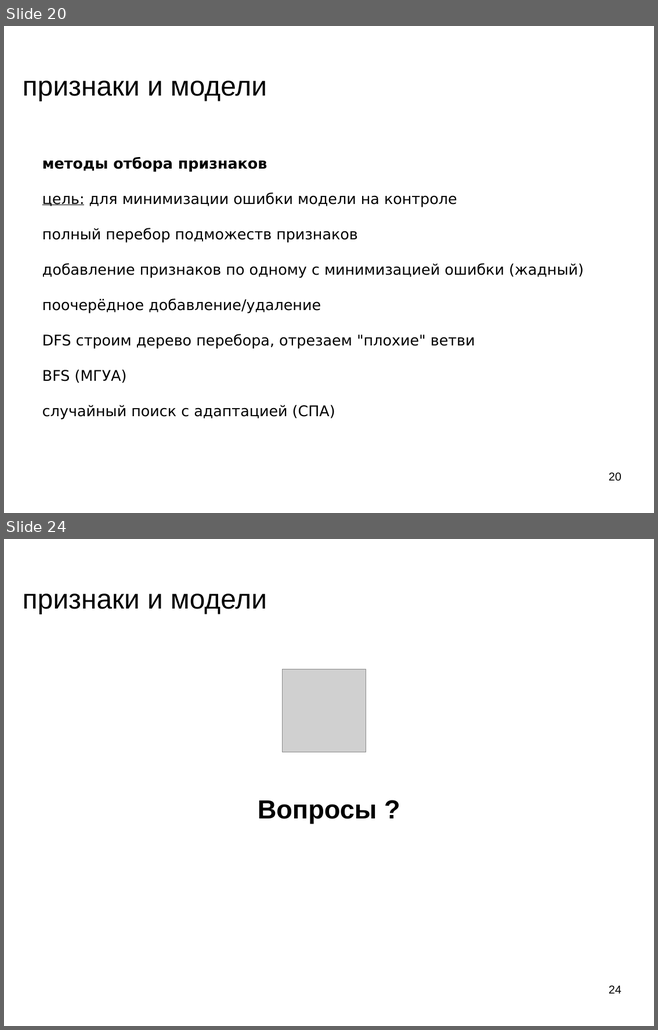
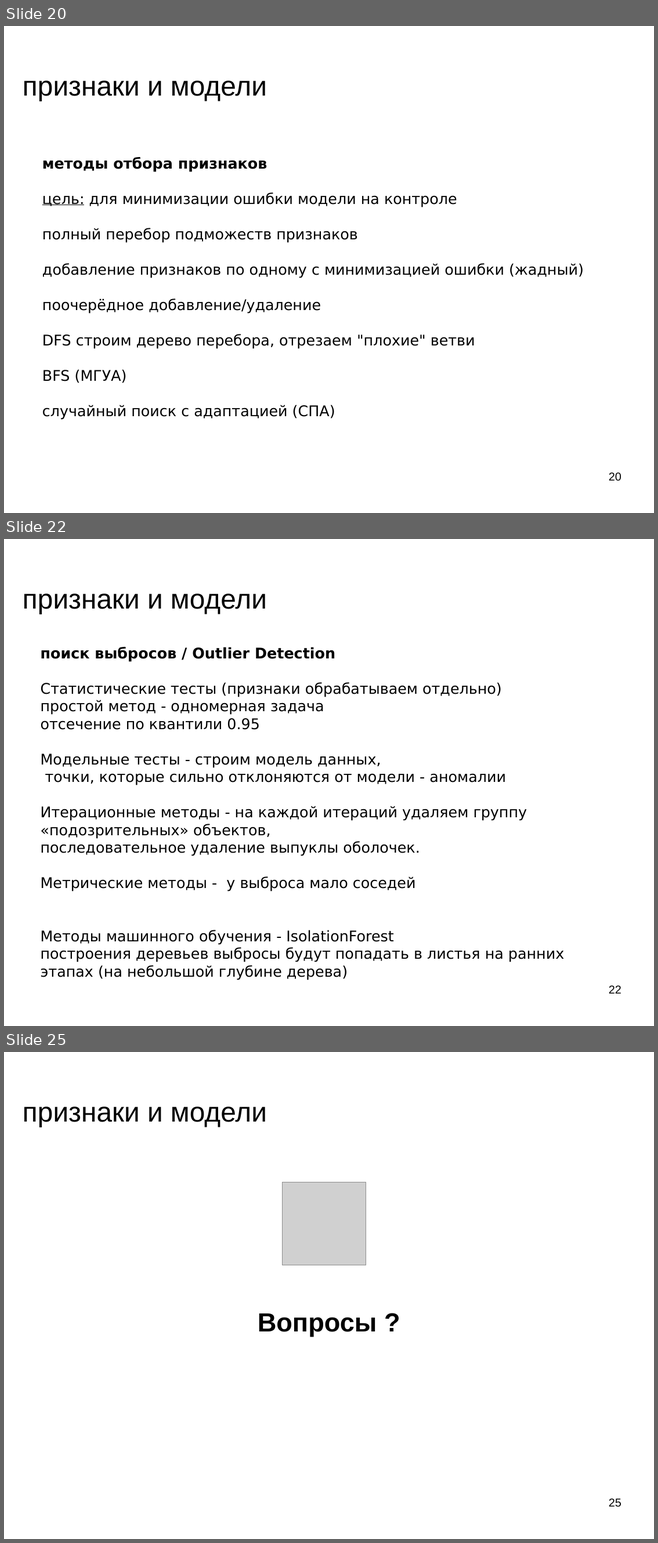
Before and after one commit to mechanoid5/ml_lectorium_legacy, a slide deck: 12-fetch-anomal.odp. Shown one above the other, each under a label of ours: slides 20 and 24 before the commit, slides 20, 22 and 25 after it; the slides between them are not shown. The pictures are 658x1030 and 658x1543 pixels, drawn with LibreOffice and Linux fonts; fonts in the diff are those of the drawing; grey boxes stand for pictures; background and template pictures are left out. Boxes give left, top, right and bottom in pixels: in the first picture for what was removed or moved away, otherwise in the second. Text is boxed around its words. In the diff, an @@ line names an element or a change of style, - is before the commit and + after.

```diff
--- a/12-fetch-anomal.odp
+++ b/12-fetch-anomal.odp
@@ slide 22 added at (x1=4, y1=539, x2=654, y2=1026), background picture (left out) @@
@@ title added at (x1=23, y1=594, x2=267, y2=614), 33.9 pt, text #000000 @@
+признаки и модели
@@ text added at (x1=41, y1=647, x2=564, y2=980), 18 pt, text #000000 @@
+поиск выбросов / Outlier Detection
+Статистические тесты (признаки обрабатываем отдельно)
+простой метод - одномерная задача
+отсечение по квантили 0.95
+Модельные тесты - строим модель данных,
+точки, которые сильно отклоняются от модели - аномалии
+Итерационные методы - на каждой итераций удаляем группу «подозрительных» объектов,
+последовательное удаление выпуклы оболочек.
+Метрические методы - у выброса мало соседей
+Методы машинного обучения - IsolationForest
+построения деревьев выбросы будут попадать в листья на ранних этапах (на небольшой глубине дерева)
@@ page number added at (x1=608, y1=986, x2=621, y2=994), 14 pt, text #000000 @@
+22
@@ what was slide 24 is now slide 25 @@
@@ page number at (x1=608, y1=1499, x2=621, y2=1507): text changed @@
-24
+25
```
Also in this commit, not shown: 2 slides changed, 1 other slide added, 1 slide removed.
